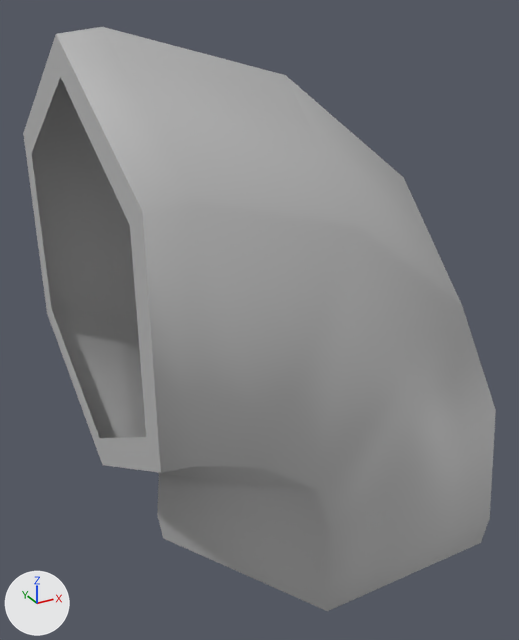
The FBX model Maya Project Files/Env/Exports/Pipes/PipeLargeCorner_01_SM_Low.fbx: old version first, new version second.
Both versions are drawn from a camera (50 mm lens) standing at (-1.84, -2.69, 2.4) and looking at (-0.33, 0.05, 1.03). Every picture has the same lights, and +X, +Y and +Z are marked at lower left. Where no turn or scale is listed for an object, it has been applied to the vertices.

The older version as bpy lines, for what is in view:
```python
me_mesh = bpy.data.meshes.new('Mesh')
me_mesh.from_pydata(...)  # 54 vertices, 48 faces; spans x -1.16..0.92, y -0.8..0.8, z 0.0..2.33
me_mesh.materials.append(mat_lambert1)  # grey #bcbcbc
ob_large_corner = bpy.data.objects.new('Large_Corner', me_mesh)
ob_large_corner.location = (0.0, 0.0, 0.0)
```
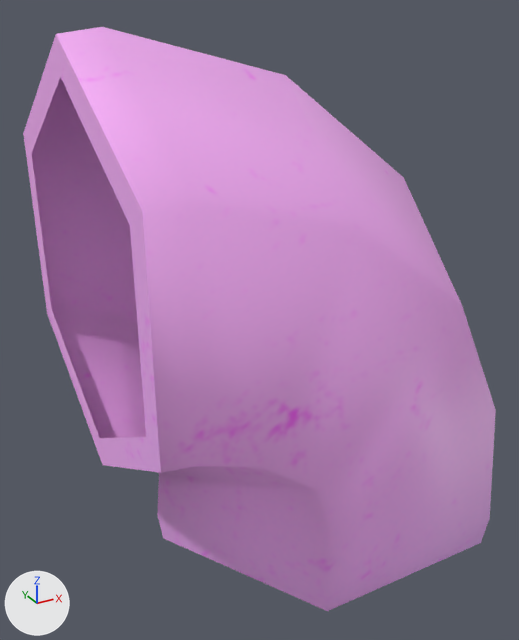
Edits to the bpy script that builds the scene:
```text
Add img_occlusionroughnessmetallic_png:
    img_occlusionroughnessmetallic_png = load_image('OcclusionRoughnessMetallic.png', '_unpacked/OcclusionRoughnessMetallic.png', 2048, 2048, 'sRGB')
Add mat_metal_ts:
    mat_metal_ts = principled_material('Metal_TS')
    mat_metal_ts.texture = img_occlusionroughnessmetallic_png
Change me_mesh:
    where me_mesh.from_pydata(...)  # 54 vertices, 48 faces; spans x -1.16..0.92, y -0.8..0.8, z 0.0..2.33
    remove me_mesh.materials.append(mat_lambert1)  # grey #bcbcbc
    add me_mesh.materials.append(mat_metal_ts)  # picture img_occlusionroughnessmetallic_png
```

Where the change shows, as pixel boxes (x1, y1, x2, y2) in the pictures (519 x 640 px):
'Large_Corner', recoloured (grey to pink): (23, 27, 496, 611) in both
